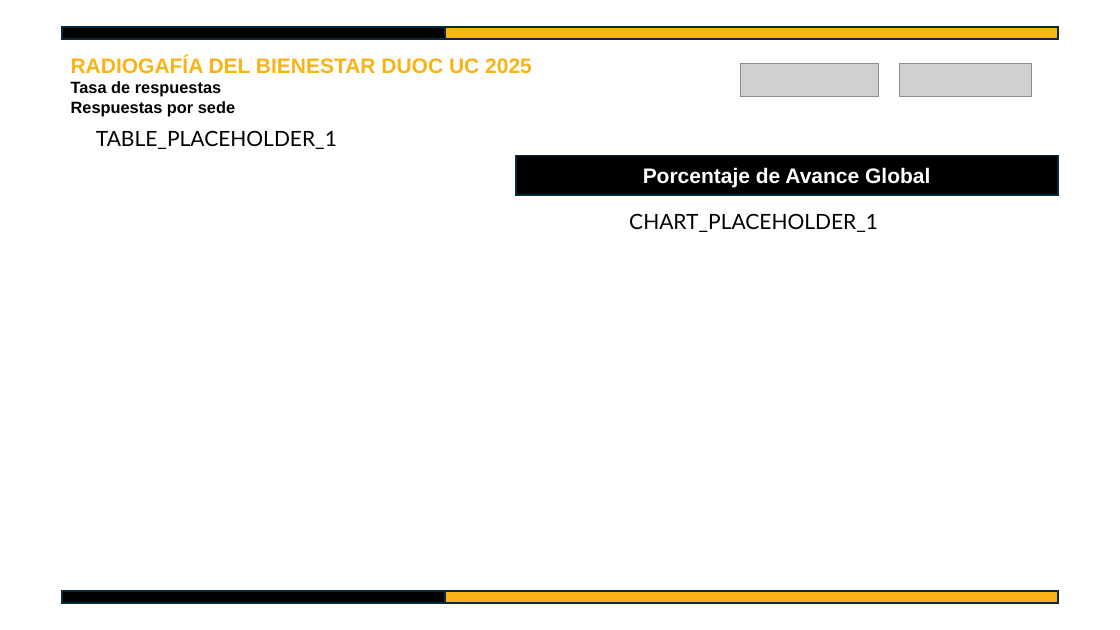
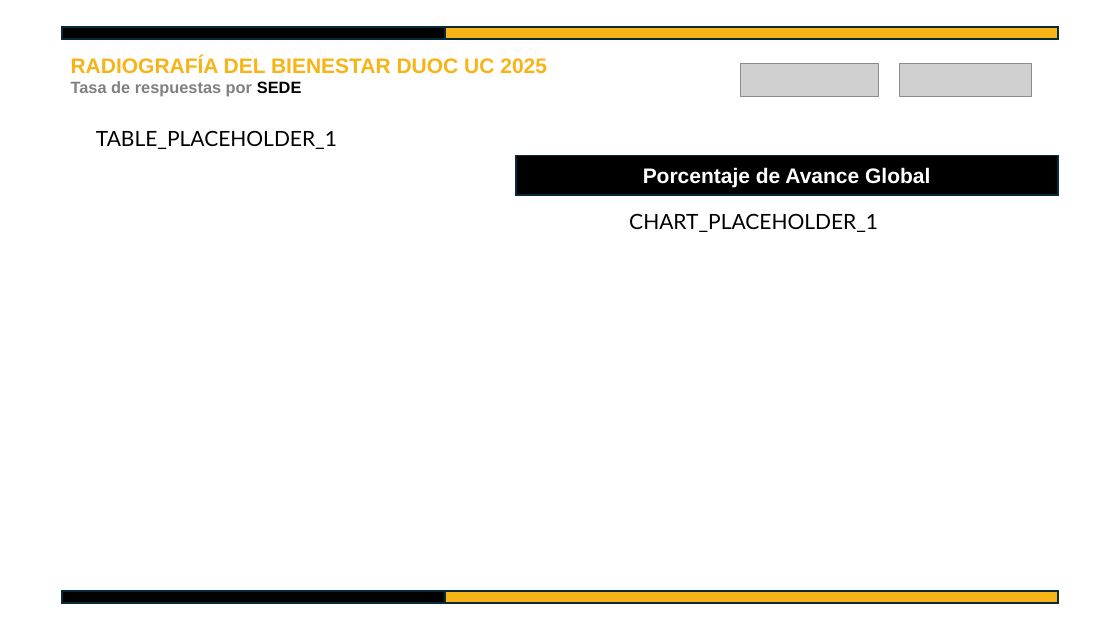
Before and after one commit to SebaValenzuela/Radiografia-del-Bienestar-DUOC-UC-2025, a slide deck: slide 1 of templates/radiografia_bienestar_duoc_2025.pptx. Drawn at 1120x630 pixels with LibreOffice and Linux fonts; fonts in the diff are those of the drawing; grey boxes stand for pictures. Boxes give left, top, right and bottom in pixels: in the first picture for what was removed or moved away, otherwise in the second. Text is boxed around its words. In the diff, an @@ line names an element or a change of style, - is before the commit and + after.

```diff
--- a/templates/radiografia_bienestar_duoc_2025.pptx
+++ b/templates/radiografia_bienestar_duoc_2025.pptx
@@ text at box(71, 56, 547, 97): text changed; size 14 to 18 pt; text colour #000000 to #F8B416 @@
-RADIOGAFÍA DEL BIENESTAR DUOC UC 2025
-Tasa de respuestas
-Respuestas por sede
+RADIOGRAFÍA DEL BIENESTAR DUOC UC 2025
+Tasa de respuestas por SEDE
```
Also in this commit, not shown: 1 other slide changed, 3 other files.
